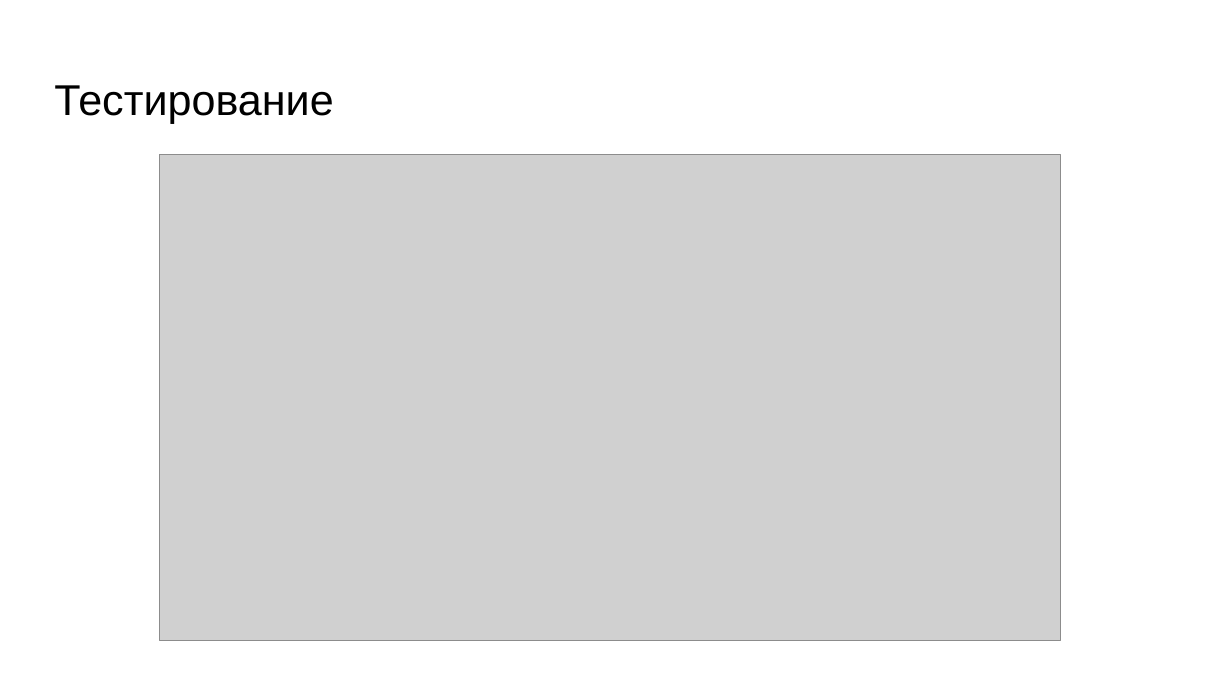
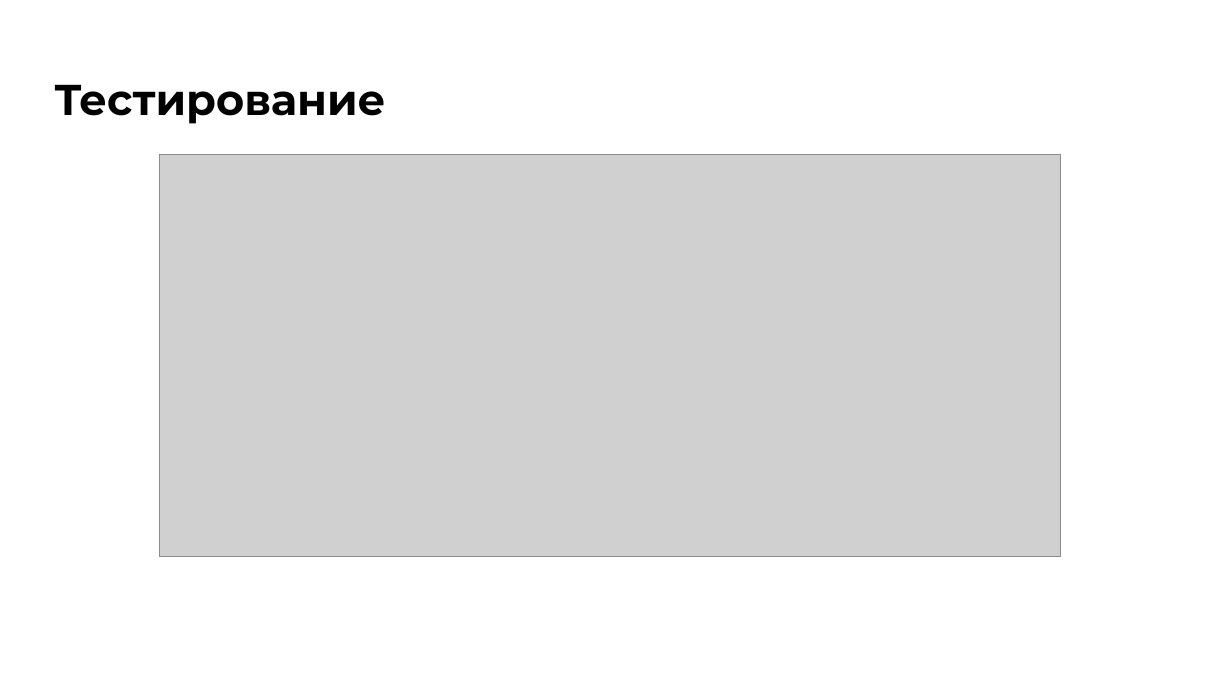
Before and after one commit to SaveliyShutov/IKM_ShutovSaveliy, a slide deck: slide 6 of Игра в слова.pptx (slide 7 before the commit). Drawn at 1232x693 pixels with LibreOffice and Linux fonts; fonts in the diff are those of the drawing; grey boxes stand for pictures. Boxes give left, top, right and bottom in pixels: in the first picture for what was removed or moved away, otherwise in the second. Text is boxed around its words. In the diff, an @@ line names an element or a change of style, - is before the commit and + after.

Commit message:
final

```diff
--- a/Игра в слова.pptx
+++ b/Игра в слова.pptx
@@ title "Тестирование" at (54,84,385,124): font Arial to Montserrat, bold on @@
@@ picture: place and size @@
-picture at (159,154,1060,639)
+picture at (159,154,1060,556)
```
Also in this commit, not shown: 2 other slides changed, 5 slides added, 5 slides removed.
